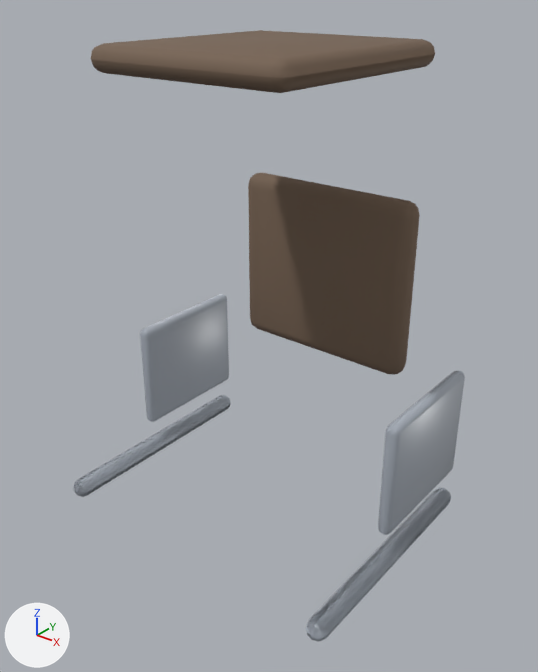
One commit to the glTF model unity/Assets/Art/EarlyGame/garage-kit/garage-folding-chair.glb: the scene before it, then after it.
Camera for both pictures: a camera (50 mm lens) standing at (0.451, -0.412, 0.827) and looking at (0.017, 0.13, 0.491). The lights are fixed; the arrows at lower left show +X, +Y and +Z. The picture after the commit comes second. Where no turn or scale is listed for an object, it has been applied to the vertices.

The first picture shows 'Backrest.001', 'BraceL.001', 'BraceR.001', 'Leg0.001', 'Leg1.001', 'Leg2.001', 'Leg3.001', 'Seat.001'.
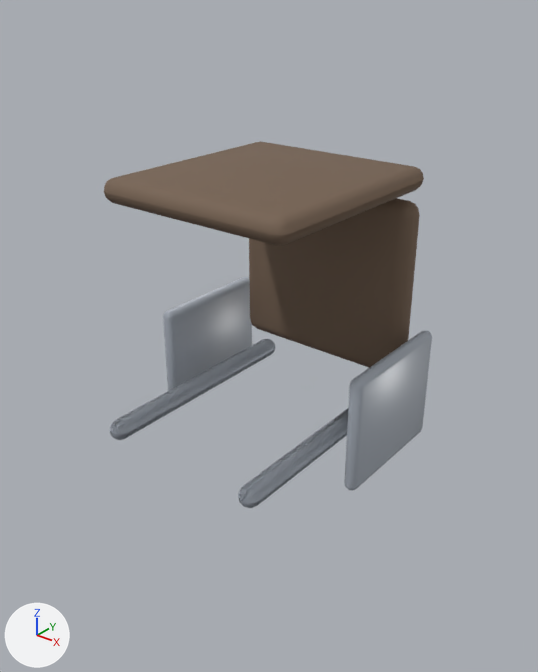
The edits, one by one:
Object 'Backrest.001' (ob_backrest_001) moves from (0.0, 0.13, 0.0) to (0.0, 0.13, -0.118).
Object 'Leg0.001' (ob_leg0_001) moves from (0.0, 0.285, 0.0) to (-0.08, 0.285, 0.114).
Object 'Leg1.001' (ob_leg1_001) moves from (0.0, 0.285, 0.0) to (0.08, 0.285, 0.114).
Object 'Leg2.001' (ob_leg2_001) moves from (0.0, -0.015, 0.0) to (-0.08, -0.015, 0.114).
Object 'Leg3.001' (ob_leg3_001) moves from (0.0, -0.015, 0.0) to (0.08, -0.015, 0.114).
Object 'BraceL.001' (ob_bracel_001) moves from (0.0, 0.195, 0.0) to (-0.042, 0.195, 0.035).
Object 'BraceR.001' (ob_bracer_001) moves from (0.0, 0.195, 0.0) to (0.042, 0.195, 0.035).

What differs and where, as boxes [x1, y1, x2, y2] in the pictures (538 x 672 px):
'Backrest.001', moved
    before: [91, 30, 435, 93]
    after: [104, 141, 424, 245]
'BraceL.001', moved
    before: [378, 371, 465, 535]
    after: [344, 331, 432, 491]
'BraceR.001', moved
    before: [140, 294, 229, 422]
    after: [163, 277, 252, 391]
'Leg0.001', moved
    before: [306, 488, 451, 642]
    after: [238, 409, 348, 508]
'Leg3.001', moved
    before: [74, 395, 231, 495]
    after: [110, 339, 275, 439]
'Leg1.001', moved
    before: [73, 396, 230, 497]
    after: [110, 339, 275, 440]
'Leg2.001', moved
    before: [307, 488, 451, 640]
    after: [241, 410, 348, 507]
